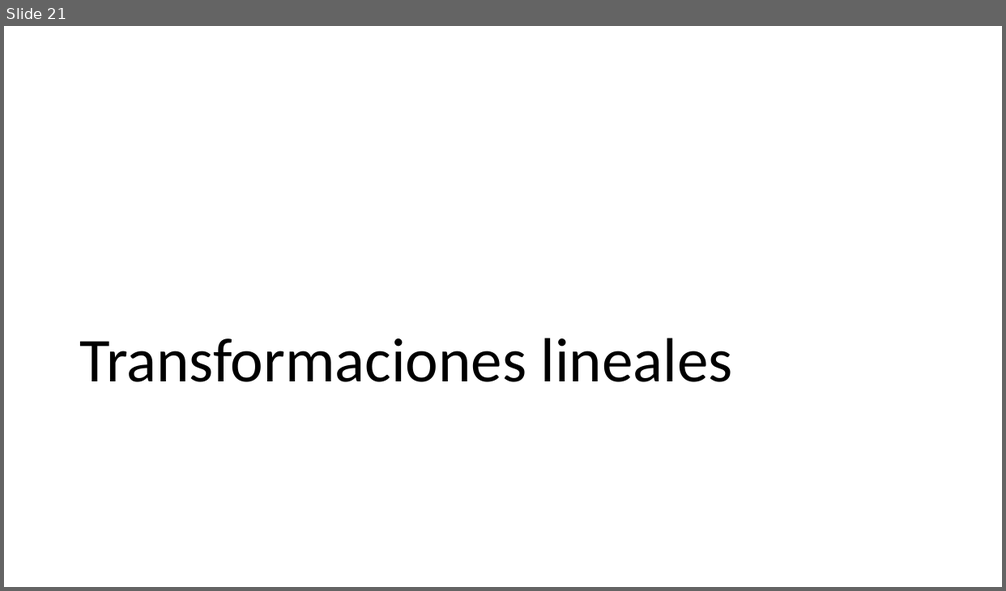
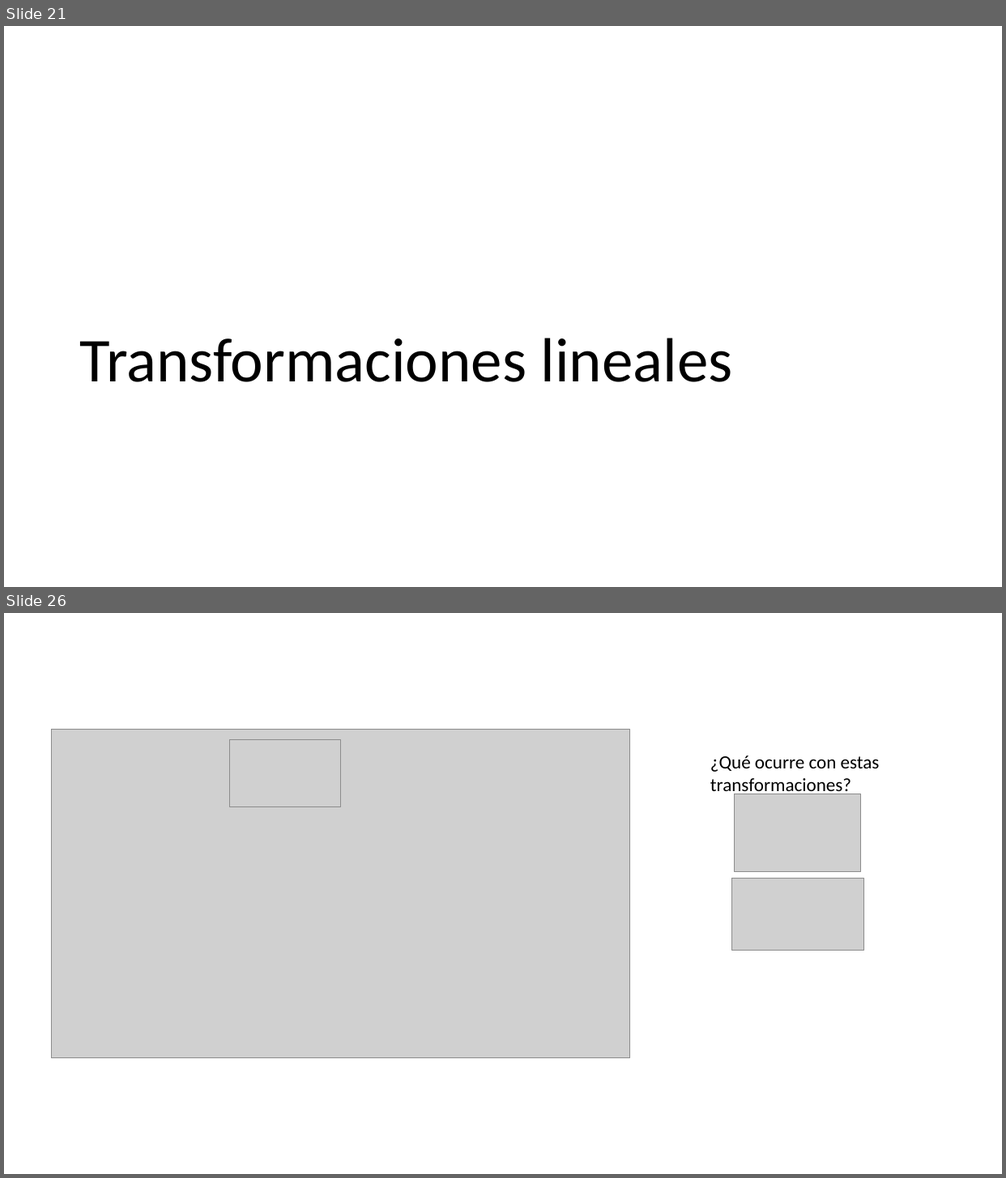
Before and after one commit to 26-jorge-01/IA-SPP, a slide deck: docs/IA-SPP.pptx. Shown one above the other, each under a label of ours: slide 21 before the commit, slides 21 and 26 after it; the slides between them are not shown. The pictures are 1006x591 and 1006x1178 pixels, drawn with LibreOffice and Linux fonts; fonts in the diff are those of the drawing; grey boxes stand for pictures. Boxes give left, top, right and bottom in pixels: in the first picture for what was removed or moved away, otherwise in the second. Text is boxed around its words. In the diff, an @@ line names an element or a change of style, - is before the commit and + after.

Commit message:
transformaciones lineales - valores y vectores propios - funciones vectoriales

```diff
--- a/docs/IA-SPP.pptx
+++ b/docs/IA-SPP.pptx
@@ slide 26 added at bbox=[4, 613, 1002, 1174], background #FFFFFF @@
@@ picture added at bbox=[51, 729, 630, 1059] @@
@@ picture added at bbox=[229, 739, 340, 807] @@
@@ text added at bbox=[710, 756, 880, 797], 18 pt, text #000000 @@
+¿Qué ocurre con estas transformaciones?
@@ picture added at bbox=[735, 794, 861, 872] @@
@@ picture added at bbox=[731, 879, 863, 951] @@
```
Also in this commit, not shown: 18 other slides added, 2 other files.
